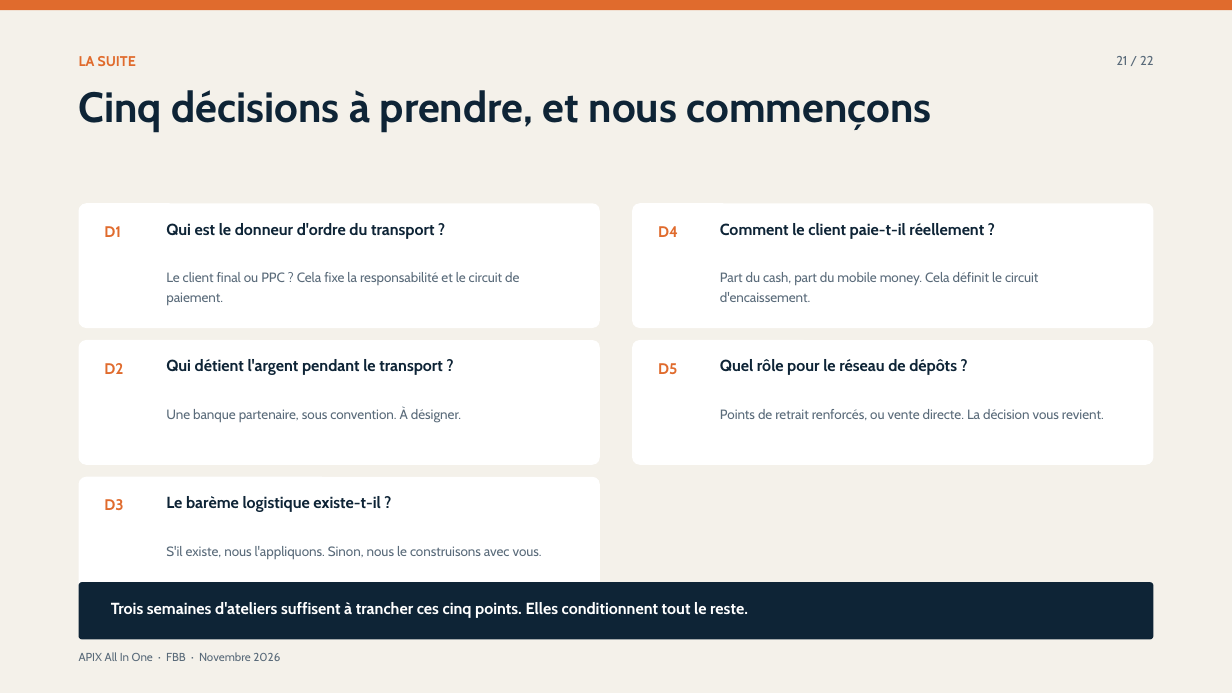
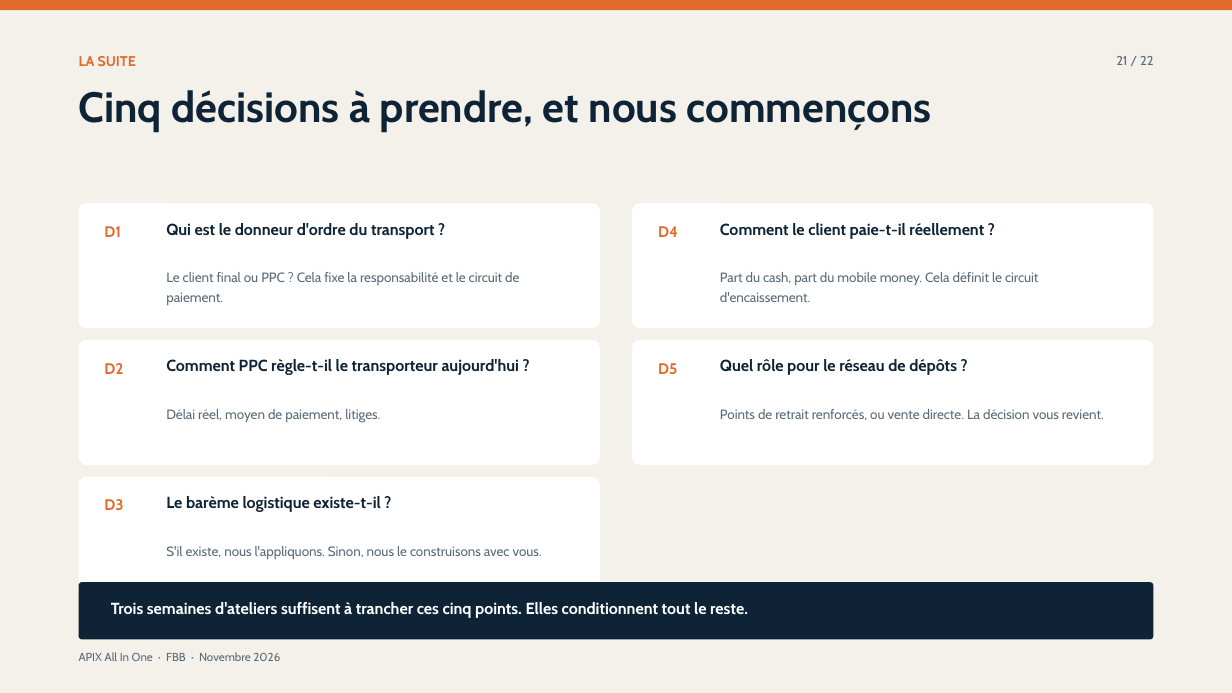
Before and after one commit to dilevembamu12/fbb-ppc-apix, a slide deck: slide 21 of dist/pptx/APIX-All-In-One-Presentation-PPC.pptx. Drawn at 1232x693 pixels with LibreOffice and Linux fonts; fonts in the diff are those of the drawing. Boxes give left, top, right and bottom in pixels: in the first picture for what was removed or moved away, otherwise in the second. Text is boxed around its words. In the diff, an @@ line names an element or a change of style, - is before the commit and + after.

```diff
--- a/dist/pptx/APIX-All-In-One-Presentation-PPC.pptx
+++ b/dist/pptx/APIX-All-In-One-Presentation-PPC.pptx
@@ text at [166, 359, 520, 375]: text changed @@
-Qui détient l'argent pendant le transport ?
+Comment PPC règle-t-il le transporteur aujourd'hui ?
@@ text at [166, 409, 380, 423]: text changed @@
-Une banque partenaire, sous convention. À désigner.
+Délai réel, moyen de paiement, litiges.
```
Also in this commit, not shown: 3 other slides changed, 23 other files.
